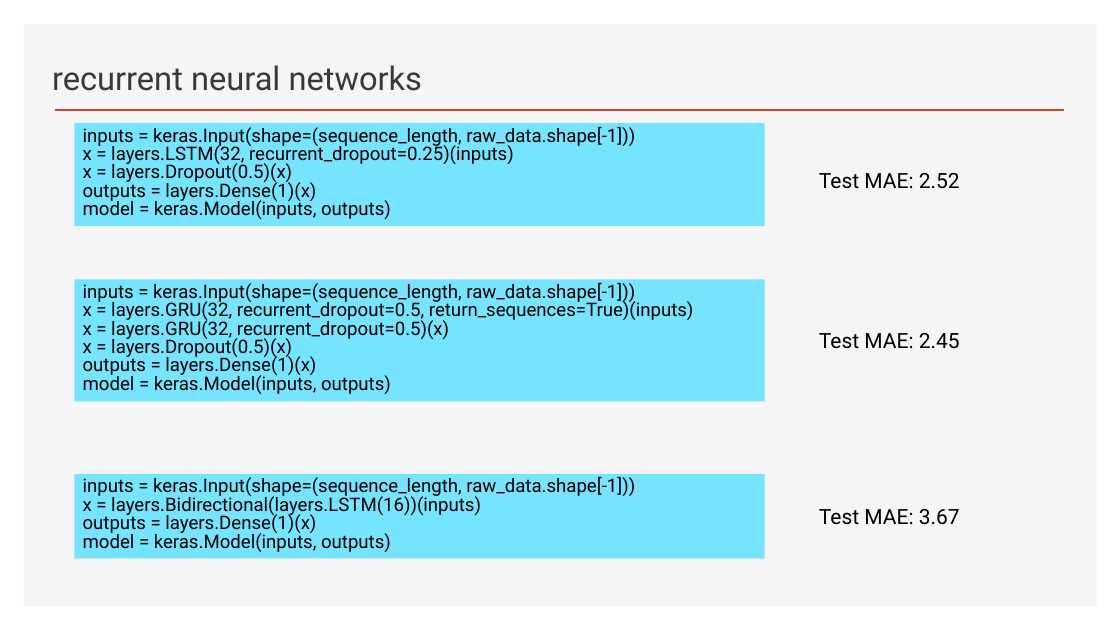
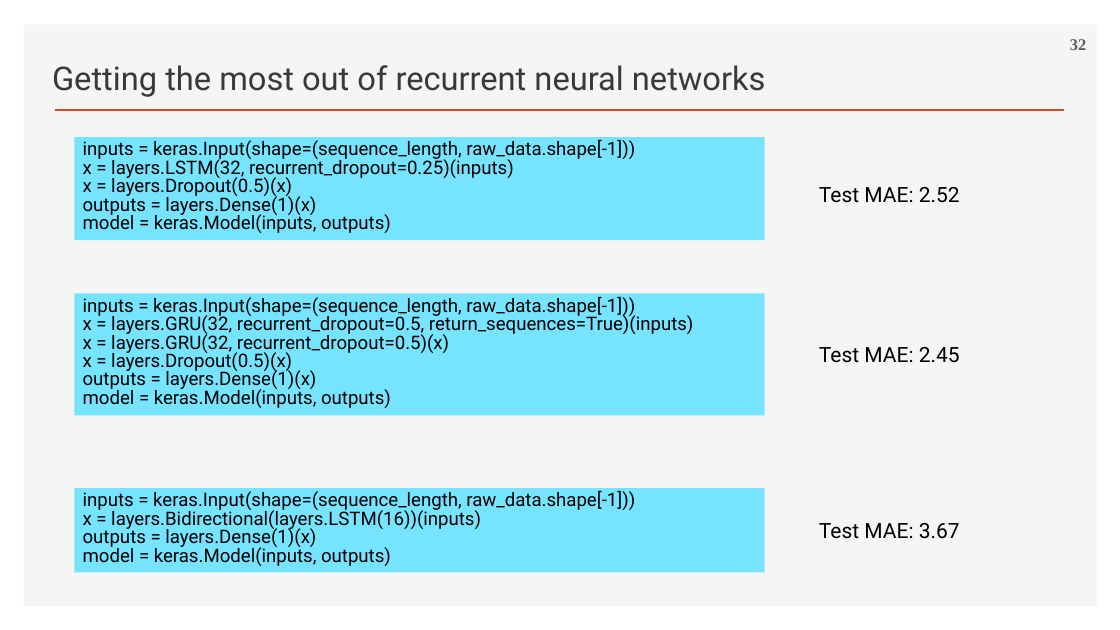
Before and after one commit to ancestor9/2026_Fall_Deep-Learning-with-Python, a slide deck: slide 32 of Chapter 13 Timeseries forecasting.pptx (slide 23 before the commit). Drawn at 1120x630 pixels with LibreOffice and Linux fonts; fonts in the diff are those of the drawing; background and template pictures are left out. Boxes give left, top, right and bottom in pixels: in the first picture for what was removed or moved away, otherwise in the second. Text is boxed around its words. In the diff, an @@ line names an element or a change of style, - is before the commit and + after.

```diff
--- a/Chapter 13 Timeseries forecasting.pptx
+++ b/Chapter 13 Timeseries forecasting.pptx
@@ page number added at (x1=1070, y1=39, x2=1086, y2=50), 14 pt, text #595959, bold @@
+32
@@ text at (x1=52, y1=65, x2=766, y2=97): text changed @@
-recurrent neural networks
+Getting the most out of recurrent neural networks
@@ 3 rectangles, 3 texts moved together from (x1=75, y1=124, x2=960, y2=558) to (x1=75, y1=137, x2=960, y2=572) @@
```
Also in this commit, not shown: 17 other slides changed, 7 slides added.
